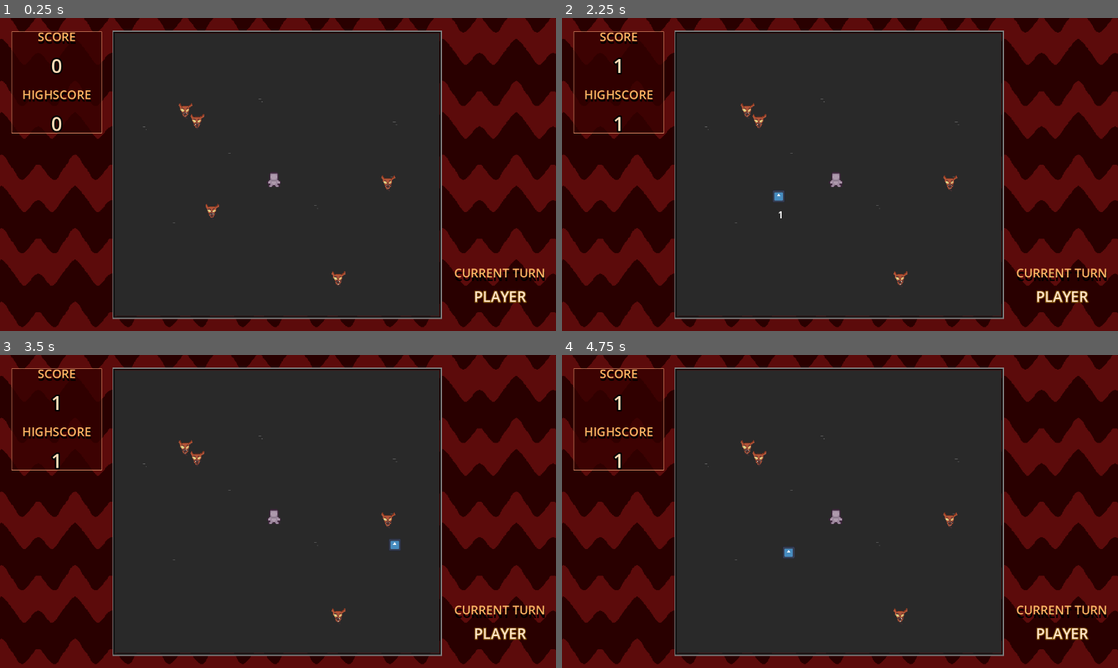
Above: before the commit, frames 1-4 (two rows, left to right).
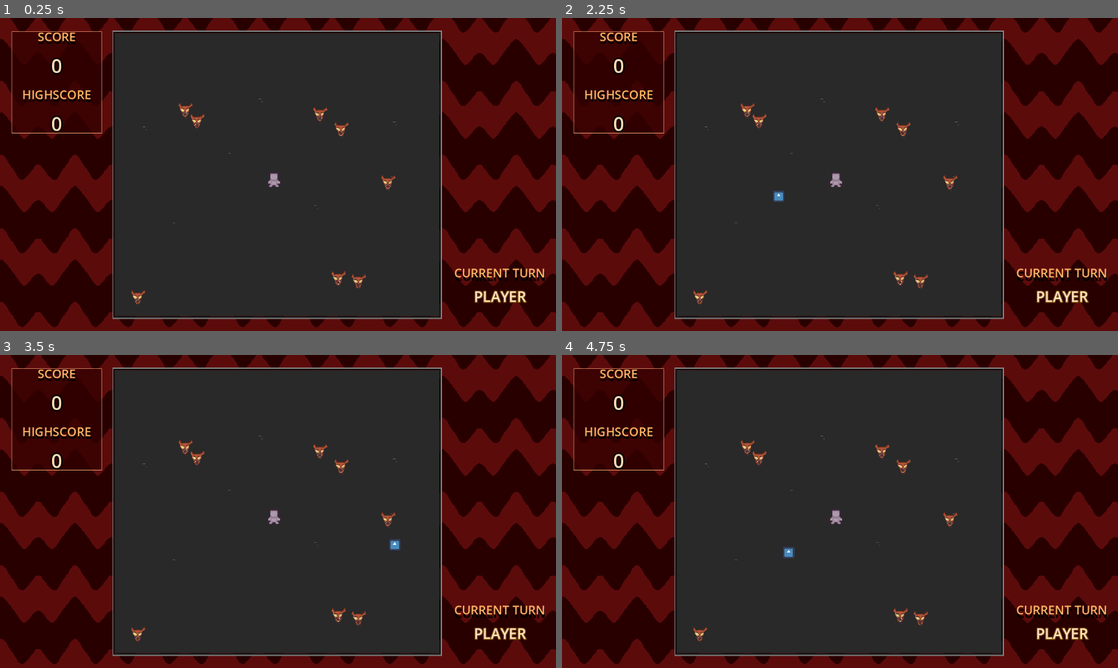
Above: after the commit, the same moments.

Repository: YumNothingSoup/Beginner-Game-Jam
Game: Godot game, scene res://Main Scenes/game_area.tscn
Two runs of this game, one before a commit and one after it. Both use one fixed random seed, a clock stepped at 60 frames per second and the inputs below. This scene is started directly instead of the project's main scene. The engine's default icon, where the game draws it, is replaced by a stand-in: a white triangle on a blue panel in a dark square.
Inputs (mouse positions are in pixels of both pictures, inside the frame that each line leads up to):
- Up to frame 1 (0.25 s): no input
- Up to frame 2 (2.25 s): tap Enter at 0.5 s; move the mouse to (962, 158) at 0.52 s; press the mouse at (962, 158) at 0.53 s; hold D (move_right) 0.53-1.28 s; tap Space at 1.25 s; move the mouse to (728, 190) at 1.27 s; release the mouse at (728, 190) at 1.28 s; hold S (move_down) 1.28-2.03 s; click (728, 190) at 1.35 s; move the mouse to (895, 105) at 2.02 s; press the mouse at (895, 105) at 2.03 s; hold D (move_right) from 2.03 s (still down)
- Up to frame 3 (3.5 s): move the mouse to (250, 574) at 2.77 s; release D (move_right) at 2.78 s; release the mouse at (250, 574) at 2.78 s; hold W (move_up) from 2.78 s (still down); click (250, 574) at 2.85 s
- Up to frame 4 (4.75 s): move the mouse to (1006, 558) at 3.52 s; release W (move_up) at 3.53 s; press the mouse at (1006, 558) at 3.53 s; hold A (move_left) from 3.53 s (still down); move the mouse to (673, 464) at 4.27 s; release the mouse at (673, 464) at 4.28 s; click (673, 464) at 4.35 s

The runs differ from the first frame. In frame 1, 0.3% of the frame differs, in the area x 23-66%, y 28-92%; in frame 2, 0.4%, in the area x 9-66%, y 12-92%; in frame 3, 0.4%; in frame 4, 0.4%.

Commit message:
assign difficulties, increase prevention area and implement difficulty changes in game

Diff:
--- a/Main Scenes/enemy_spawn_area.gd
+++ b/Main Scenes/enemy_spawn_area.gd
@@ -9,7 +9,7 @@
 
 @export var enemy_container: Node
 
-@export var start_enemy_count: int = 5
+@export var start_enemy_count: int = 8
 @export var enemy_increment_turn_interval: int = 4
 @export var enemy_spawn_turn_interval: int = 2
 @export var enemy_count_incrementation_value: int = 1
@@ -18,6 +18,7 @@
 
 func _ready():
 	Events.player_turn_started.connect(on_player_turn_start)
+	assign_spawn_parameters()
 	spawn_enemies()
 
 func on_player_turn_start():
@@ -27,6 +28,18 @@
 		start_enemy_count += enemy_count_incrementation_value
 	if turn_count % enemy_spawn_turn_interval == 0:
 		spawn_enemies_next_turn()
+
+
+func assign_spawn_parameters():
+	match GlobalData.selected_difficulty:
+		Enums.DIFFICULTY.MEDIUM:
+			start_enemy_count += 2
+			enemy_count_incrementation_value = 2
+		Enums.DIFFICULTY.HARD:
+			start_enemy_count += 4
+			enemy_count_incrementation_value = 3
+			enemy_increment_turn_interval = 2
+			enemy_spawn_turn_interval = 1
 
 func spawn_enemies():
 	for i in range(start_enemy_count):
--- a/Main Scenes/game_area.tscn
+++ b/Main Scenes/game_area.tscn
@@ -107,7 +107,7 @@
 
 [node name="CollisionPolygon2D" type="CollisionPolygon2D" parent="PlayerPreventationArea"]
 position = Vector2(10, 9)
-polygon = PackedVector2Array(475, 188, 388, 288, 384, 404, 467, 493, 664, 493, 730, 401, 734, 298, 665, 188)
+polygon = PackedVector2Array(449, 152, 324, 276, 332, 438, 436, 557, 660, 557, 764, 440, 766, 296, 660, 161)
 
 [node name="Player" parent="." groups=["player"] instance=ExtResource("2_4x8qw")]
 unique_name_in_owner = true
--- a/Main Scenes/menu/select_difficulty.gd
+++ b/Main Scenes/menu/select_difficulty.gd
@@ -6,11 +6,11 @@
 	change_scene_to_game()
 
 func _on_medium_pressed() -> void:
-	GlobalData.selected_difficulty = Enums.DIFFICULTY.EASY
+	GlobalData.selected_difficulty = Enums.DIFFICULTY.MEDIUM
 	change_scene_to_game()
 
 func _on_hard_pressed() -> void:
-	GlobalData.selected_difficulty = Enums.DIFFICULTY.EASY
+	GlobalData.selected_difficulty = Enums.DIFFICULTY.HARD
 	change_scene_to_game()
 
 func change_scene_to_game() -> void:
